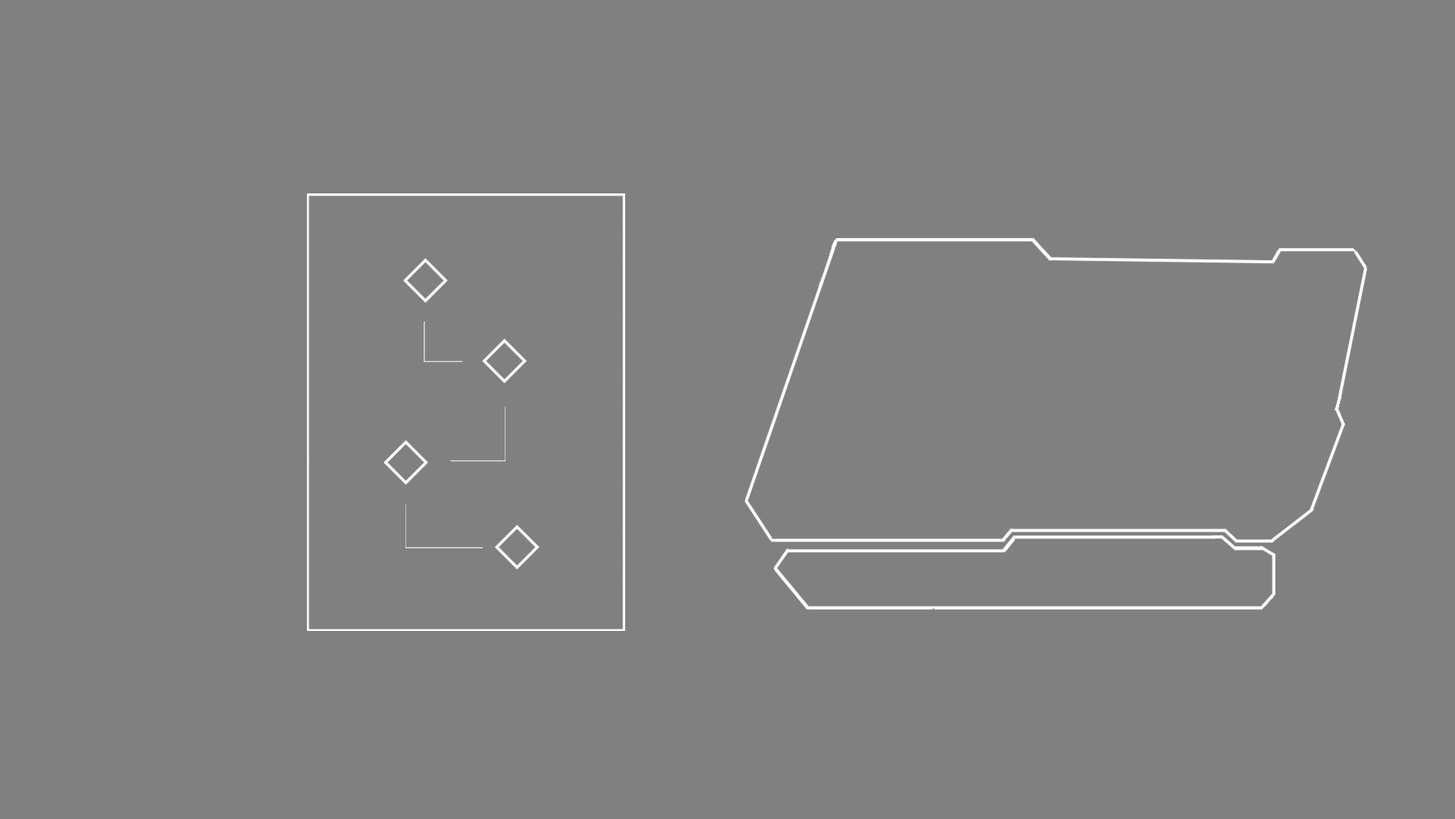
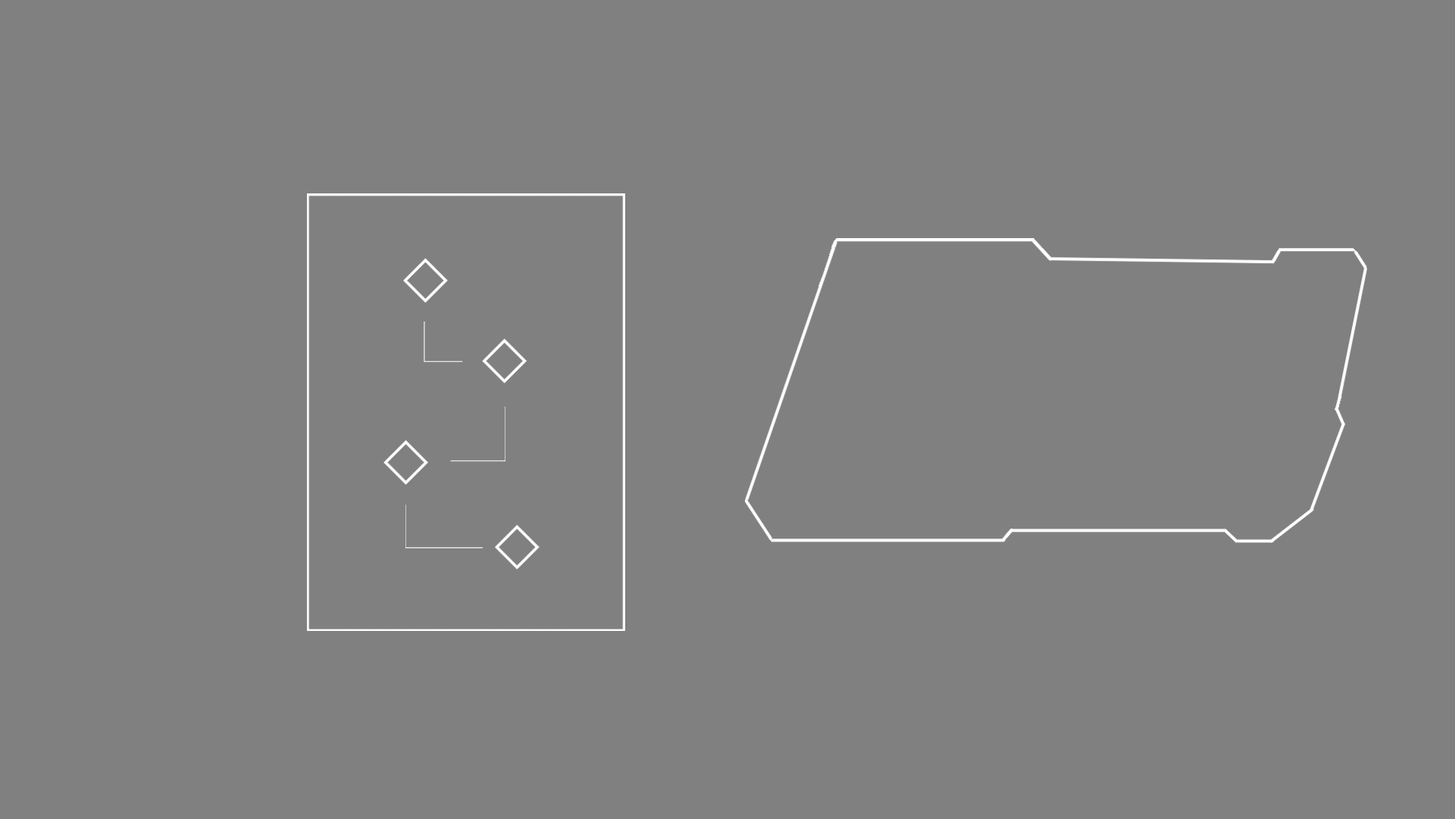
Revision of a layered 1455×819 image; what changed, layer by layer:
hid "Shape 36" over [773, 535, 1276, 610]
